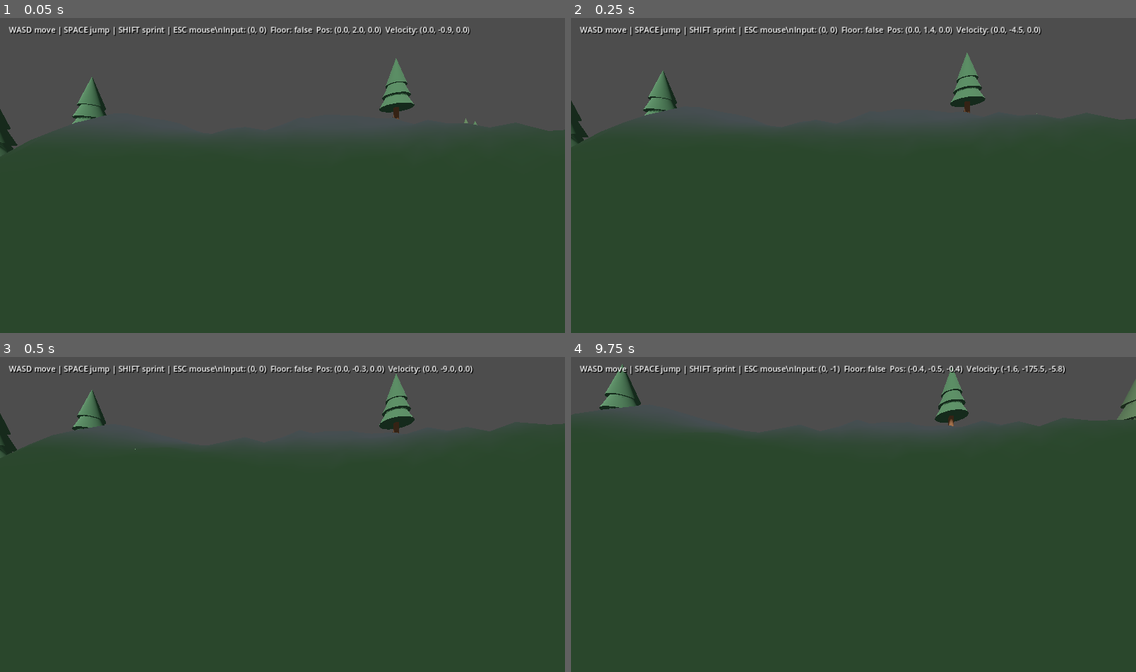
Above: before the commit, frames 1-4 (two rows, left to right).
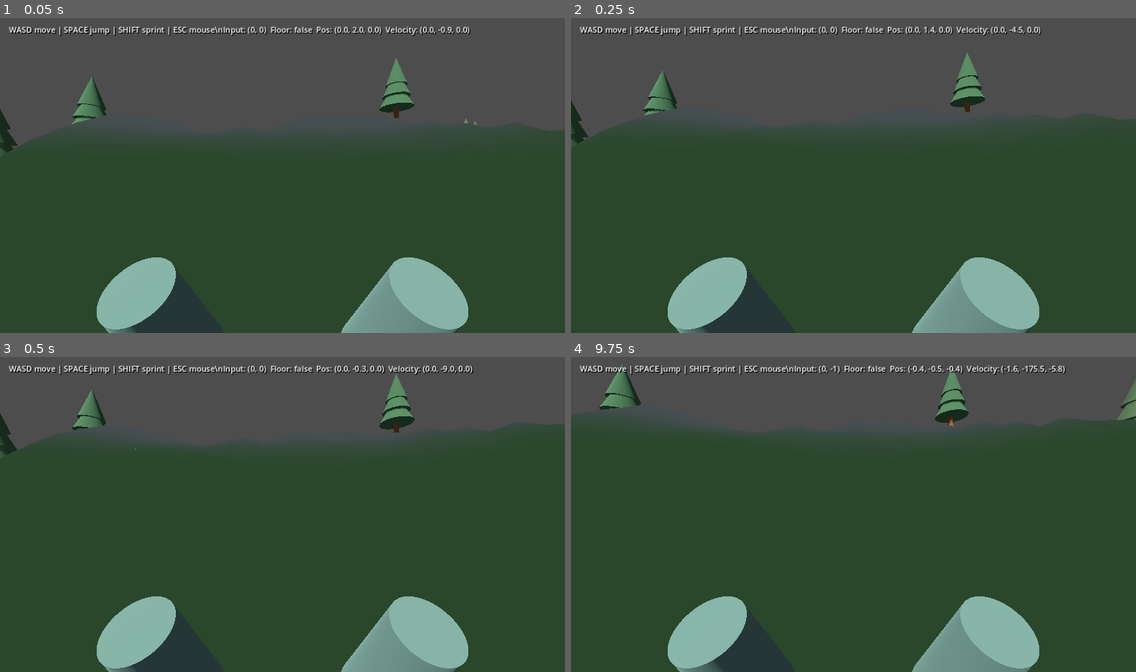
Above: after the commit, the same moments.

Repository: noval000/survival
Game: Godot game, scene res://scenes/Main.tscn
Two runs of this game, one before a commit and one after it. Both use one fixed random seed, a clock stepped at 60 frames per second and the inputs below.
Inputs (mouse positions are in pixels of both pictures, inside the frame that each line leads up to):
- Up to frame 1 (0.05 s): no input
- Up to frame 2 (0.25 s): no input
- Up to frame 3 (0.5 s): no input
- Up to frame 4 (9.75 s): move the mouse to (881, 511) at 0.52 s; hold Shift (sprint) 0.53-1.28 s; hold W (move_forward) 0.53-5.78 s; tap Space (jump) at 0.77, 1.52, 3.02, 3.77, 4.52, 5, 6.02, 6.77, 7.52, 8, 9.02, 9.5 s; move the mouse to (825, 514) at 1.27 s; tap Shift (sprint) every 1.5 s from 1.35 to 8.85 s; move the mouse to (864, 508) at 2.02 s; hold Shift (sprint) 2.03-2.78 s; move the mouse to (847, 517) at 2.77 s; tap Enter at 3.5, 7.25, 8.75 s; move the mouse to (893, 517) at 3.52 s; hold Shift (sprint) 3.53-4.28 s; move the mouse to (808, 508) at 4.27 s; move the mouse to (859, 514) at 5.02 s; hold Shift (sprint) 5.03-5.78 s; move the mouse to (830, 508) at 5.77 s; hold D (move_right) 5.78-6.53 s; move the mouse to (881, 511) at 6.52 s; hold Shift (sprint) 6.53-7.28 s; hold W (move_forward) 6.53-8.78 s; move the mouse to (825, 514) at 7.27 s; move the mouse to (864, 508) at 8.02 s; hold Shift (sprint) 8.03-8.78 s; move the mouse to (847, 517) at 8.77 s; hold A (move_left) 8.78-9.53 s; move the mouse to (893, 517) at 9.52 s; hold W (move_forward) from 9.53 s (still down); hold Shift (sprint) from 9.53 s (still down)

The runs differ from the first frame. In frame 1, 5.9% of the frame differs, in the area x 17-83%, y 76-100%; in frame 2, 5.9%; in frame 3, 5.9%; in frame 4, 6.0%.

Commit message:
Implement FPS arm viewmodel, walking animations, camera bob, landing and footsteps

Diff:
--- a/godot/scripts/Player.gd
+++ b/godot/scripts/Player.gd
@@ -9,6 +9,16 @@
 @onready var camera: Camera3D = $Head/Camera3D
 var gravity := 18.0
 var status_label: Label
+var arm_root: Node3D
+var left_arm: Node3D
+var right_arm: Node3D
+var camera_home: Vector3
+var gait_time: float = 0.0
+var landing: float = 0.0
+var was_grounded: bool = false
+var last_vertical_speed: float = 0.0
+var step_distance: float = 0.0
+var footstep: AudioStreamPlayer
 
 func _ready() -> void:
     Input.mouse_mode = Input.MOUSE_MODE_CAPTURED
@@ -22,6 +32,9 @@
     status_label.add_theme_constant_override("shadow_offset_x", 2)
     status_label.add_theme_constant_override("shadow_offset_y", 2)
     hud.add_child(status_label)
+    camera_home = camera.position
+    setup_arms()
+    setup_footstep()
 
 func _unhandled_input(event: InputEvent) -> void:
     if event.is_action_pressed("ui_cancel"):
@@ -47,10 +60,100 @@
     if axis == Vector2.ZERO:
         axis = Input.get_vector("move_left", "move_right", "move_forward", "move_backward")
     var wish := (global_transform.basis * Vector3(axis.x, 0.0, axis.y)).normalized()
-    var speed := sprint_speed if Input.is_action_pressed("sprint") else walk_speed
+    var running: bool = Input.is_action_pressed("sprint") or Input.is_physical_key_pressed(KEY_SHIFT)
+    var speed := sprint_speed if running else walk_speed
     var accel := 15.0 if is_on_floor() else 4.0
     velocity.x = move_toward(velocity.x, wish.x * speed, accel * delta)
     velocity.z = move_toward(velocity.z, wish.z * speed, accel * delta)
+    last_vertical_speed = velocity.y
     move_and_slide()
+    animate_movement(delta, running)
     if status_label != null:
         status_label.text = "WASD move | SPACE jump | SHIFT sprint | ESC mouse\\nInput: %s  Floor: %s  Pos: (%.1f, %.1f, %.1f)  Velocity: (%.1f, %.1f, %.1f)" % [str(axis), str(is_on_floor()), global_position.x, global_position.y, global_position.z, velocity.x, velocity.y, velocity.z]
+
+func setup_arms() -> void:
+    arm_root = Node3D.new()
+    arm_root.name = "FPSViewmodel"
+    camera.add_child(arm_root)
+    var sleeve := StandardMaterial3D.new()
+    sleeve.albedo_color = Color(0.23, 0.30, 0.27)
+    var glove := StandardMaterial3D.new()
+    glove.albedo_color = Color(0.37, 0.28, 0.20)
+    left_arm = make_arm(-1.0, sleeve, glove)
+    right_arm = make_arm(1.0, sleeve, glove)
+
+func make_arm(side: float, sleeve: Material, glove: Material) -> Node3D:
+    var pivot := Node3D.new()
+    pivot.name = "LeftArm" if side < 0.0 else "RightArm"
+    pivot.position = Vector3(side * 0.40, -0.40, -0.70)
+    pivot.rotation = Vector3(-0.4, side * 0.2, side * 0.15)
+    arm_root.add_child(pivot)
+    var mesh := CylinderMesh.new()
+    mesh.top_radius = 0.10
+    mesh.bottom_radius = 0.14
+    mesh.height = 0.57
+    var sleeve_mesh := MeshInstance3D.new()
+    sleeve_mesh.mesh = mesh
+    sleeve_mesh.material_override = sleeve
+    sleeve_mesh.position = Vector3(0.0, -0.13, -0.12)
+    sleeve_mesh.rotation.x = 1.0
+    pivot.add_child(sleeve_mesh)
+    var palm := SphereMesh.new()
+    palm.radius = 0.11
+    palm.height = 0.22
+    var hand := MeshInstance3D.new()
+    hand.mesh = palm
+    hand.material_override = glove
+    hand.position = Vector3(0.0, -0.30, -0.31)
+    pivot.add_child(hand)
+    return pivot
+
+func animate_movement(delta: float, running: bool) -> void:
+    var speed: float = Vector2(velocity.x, velocity.z).length()
+    var moving: bool = is_on_floor() and speed > 0.3
+    var strength: float = clampf(speed / sprint_speed, 0.0, 1.0)
+    if moving:
+        gait_time += delta * (12.0 if running else 9.0)
+        step_distance += speed * delta
+        var interval: float = 2.2 if running else 1.7
+        if step_distance >= interval:
+            step_distance = fmod(step_distance, interval)
+            if footstep != null:
+                footstep.pitch_scale = randf_range(0.93, 1.07)
+                footstep.play()
+    else:
+        step_distance = 0.0
+    if is_on_floor() and not was_grounded:
+        landing = clampf(last_vertical_speed * 0.014, -0.12, 0.0)
+    was_grounded = is_on_floor()
+    landing = lerpf(landing, 0.0, minf(delta * 9.0, 1.0))
+    var bob_x: float = cos(gait_time) * 0.014 * strength if moving else 0.0
+    var bob_y: float = absf(sin(gait_time)) * 0.03 * strength if moving else 0.0
+    camera.position = camera.position.lerp(camera_home + Vector3(bob_x, bob_y + landing, 0.0), minf(delta * 12.0, 1.0))
+    var swing: float = sin(gait_time) * 0.2 * strength if moving else 0.0
+    left_arm.rotation.x = lerpf(left_arm.rotation.x, -0.4 + swing, minf(delta * 10.0, 1.0))
+    right_arm.rotation.x = lerpf(right_arm.rotation.x, -0.4 - swing, minf(delta * 10.0, 1.0))
+    arm_root.position.y = lerpf(arm_root.position.y, bob_y * 0.5 + landing * 0.5, minf(delta * 10.0, 1.0))
+
+func setup_footstep() -> void:
+    footstep = AudioStreamPlayer.new()
+    footstep.name = "FootstepAudio"
+    footstep.volume_db = -18.0
+    add_child(footstep)
+    var samples: int = 1800
+    var bytes := PackedByteArray()
+    bytes.resize(samples * 2)
+    var noise := RandomNumberGenerator.new()
+    noise.seed = 4188
+    var filtered: float = 0.0
+    for i in range(samples):
+        var progress: float = float(i) / float(samples)
+        filtered = lerpf(filtered, noise.randf_range(-1.0, 1.0), 0.24)
+        var value: float = clampf(filtered * pow(1.0 - progress, 2.5) * 0.55, -1.0, 1.0)
+        bytes.encode_s16(i * 2, int(value * 32767.0))
+    var wave := AudioStreamWAV.new()
+    wave.format = AudioStreamWAV.FORMAT_16_BITS
+    wave.mix_rate = 22050
+    wave.stereo = false
+    wave.data = bytes
+    footstep.stream = wave
